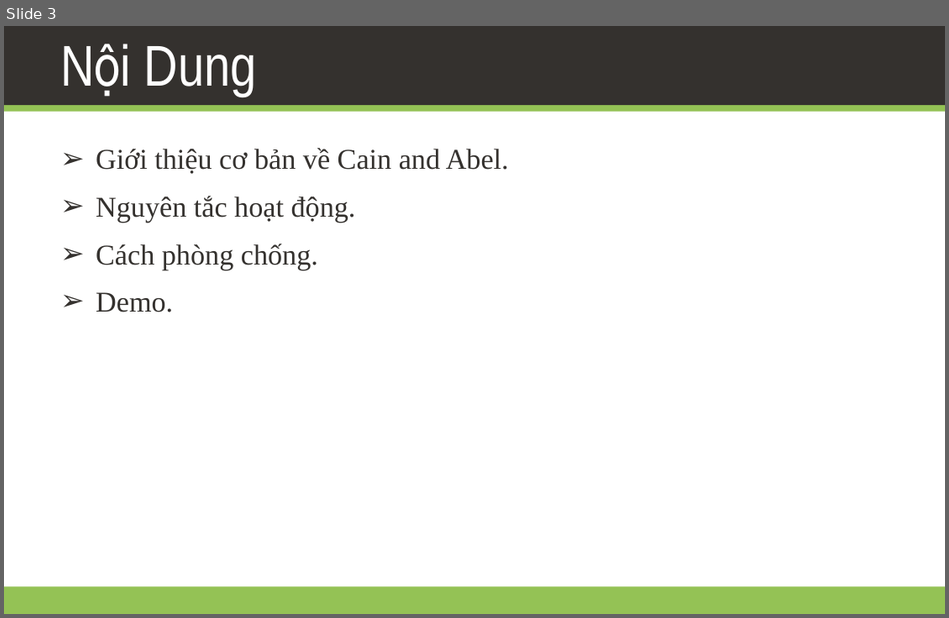
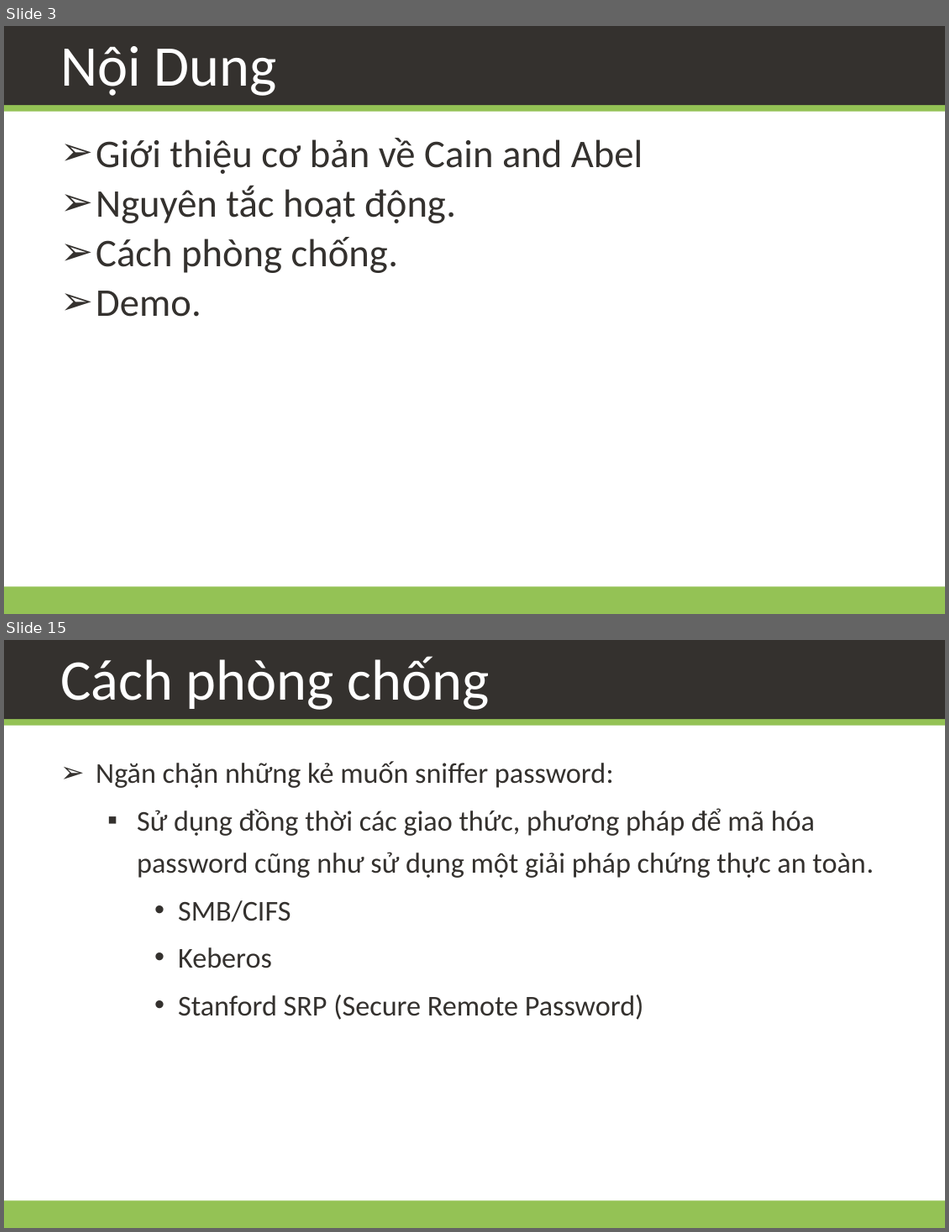
Before and after one commit to daotk/cdkpt, a slide deck: CDBM/Team Assignment 01/Team02.pptx. Shown one above the other, each under a label of ours: slide 3 before the commit, slides 3 and 15 after it; the slides between them are not shown. The pictures are 949x618 and 949x1232 pixels, drawn with LibreOffice and Linux fonts; fonts in the diff are those of the drawing; background and template pictures are left out. Boxes give left, top, right and bottom in pixels: in the first picture for what was removed or moved away, otherwise in the second. Text is boxed around its words. In the diff, an @@ line names an element or a change of style, - is before the commit and + after.

```diff
--- a/CDBM/Team Assignment 01/Team02.pptx
+++ b/CDBM/Team Assignment 01/Team02.pptx
@@ slide 15 added at (4, 640, 945, 1228), background #FFFFFF; not listed: 3 template elements that a slide beside it also shows @@
@@ title added at (60, 656, 489, 710), 44 pt, text #FFFFFF @@
+Cách phòng chống
@@ text added at (96, 761, 873, 1020), 22 pt, text #34312E @@
+➢ Ngăn chặn những kẻ muốn sniffer password:
+  ▪ Sử dụng đồng thời các giao thức, phương pháp để mã hóa password cũng như sử dụng một giải pháp chứng thực an toàn.
+    • SMB/CIFS
+    • Keberos
+    • Stanford SRP (Secure Remote Password)
@@ slide 3 changed as well @@
@@ title "Nội Dung" at (60, 46, 277, 96): font Arial Narrow to Calibri @@
@@ text at (96, 138, 642, 174): text changed; size 22 to 30 pt; font Times New Roman to Calibri @@
-➢ Giới thiệu cơ bản về Cain and Abel.
+➢ Giới thiệu cơ bản về Cain and Abel
@@ text at (96, 185, 456, 317): size 22 to 30 pt, font Times New Roman to Calibri in "Nguyên tắc hoạt động.", "Cách phòng chống.", "Demo."; more space between paragraphs @@
```
Also in this commit, not shown: 2 other slides changed, 14 other slides added, 3 slides removed.
